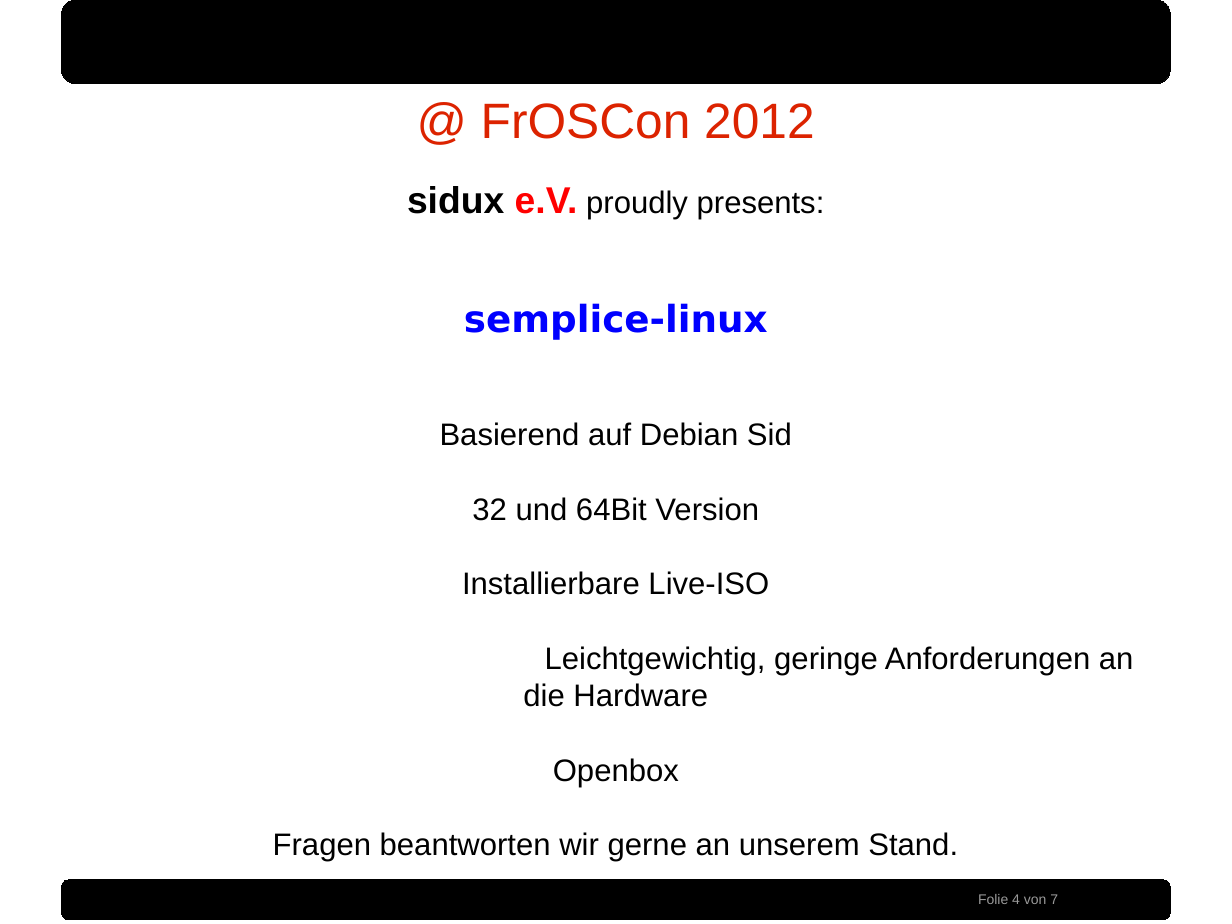
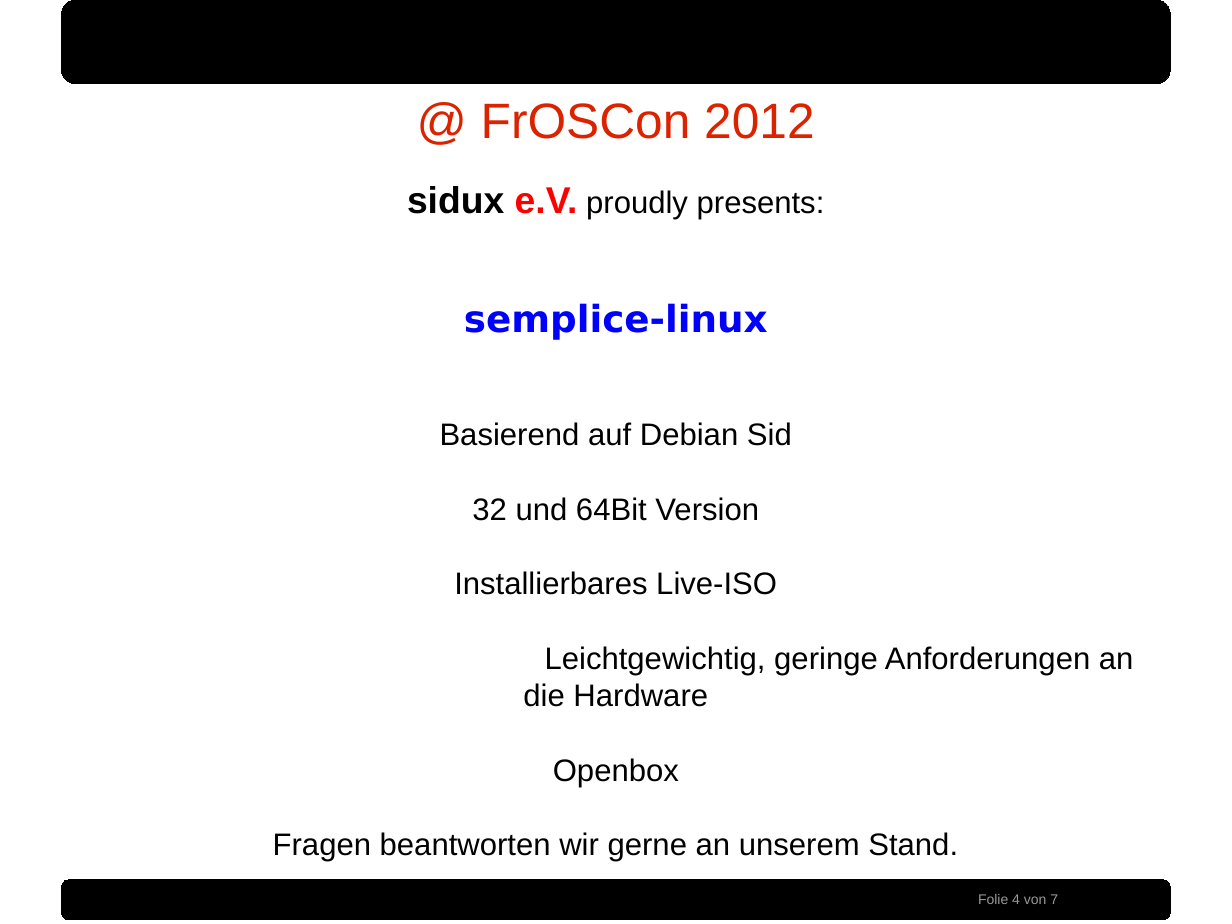
Before and after one commit to sidux-ev/praesentation, a slide deck: slide 4 of bin/froscon2012.odp. Drawn at 1232x924 pixels with LibreOffice and Linux fonts; fonts in the diff are those of the drawing; background and template pictures are left out. Boxes give left, top, right and bottom in pixels: in the first picture for what was removed or moved away, otherwise in the second. Text is boxed around its words. In the diff, an @@ line names an element or a change of style, - is before the commit and + after.

```diff
--- a/bin/froscon2012.odp
+++ b/bin/froscon2012.odp
@@ text at box(454, 571, 777, 595): text changed @@
-Installierbare Live-ISO
+Installierbares Live-ISO
```
Also in this commit, not shown: 1 other slide changed, 1 other file.
